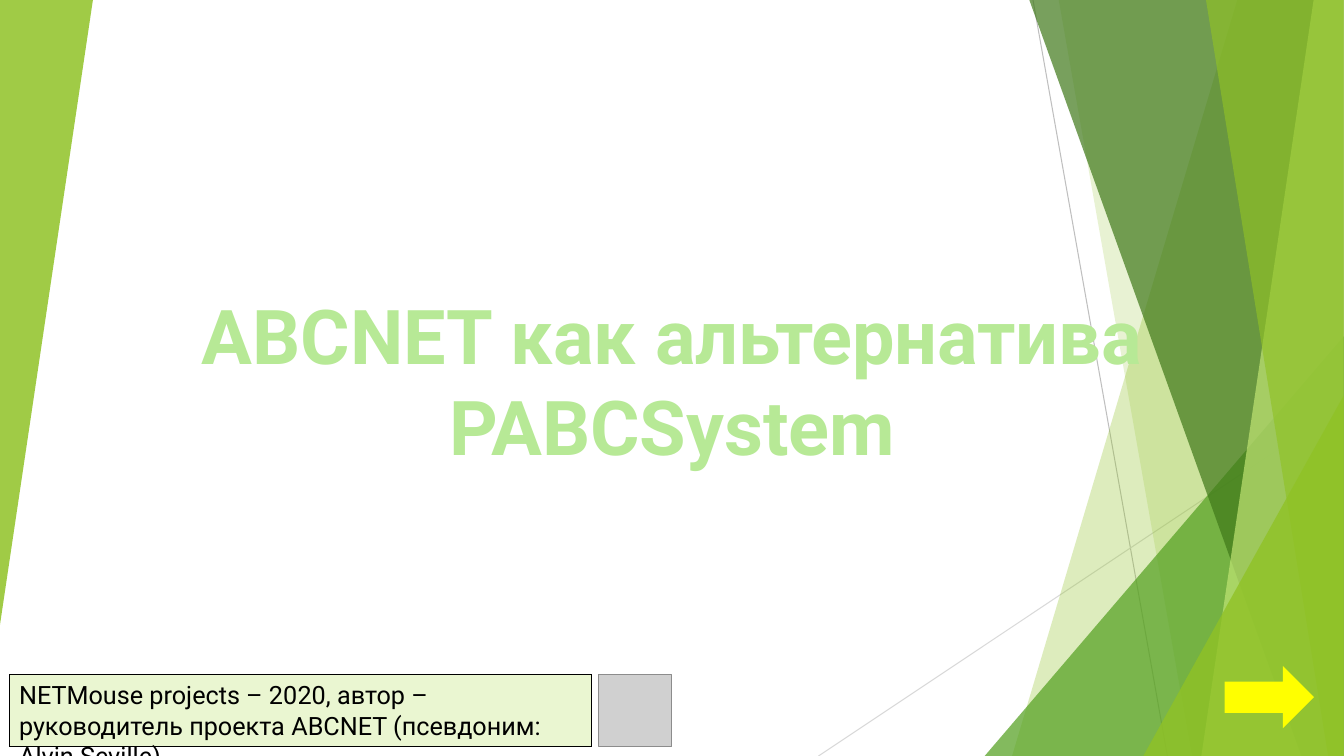
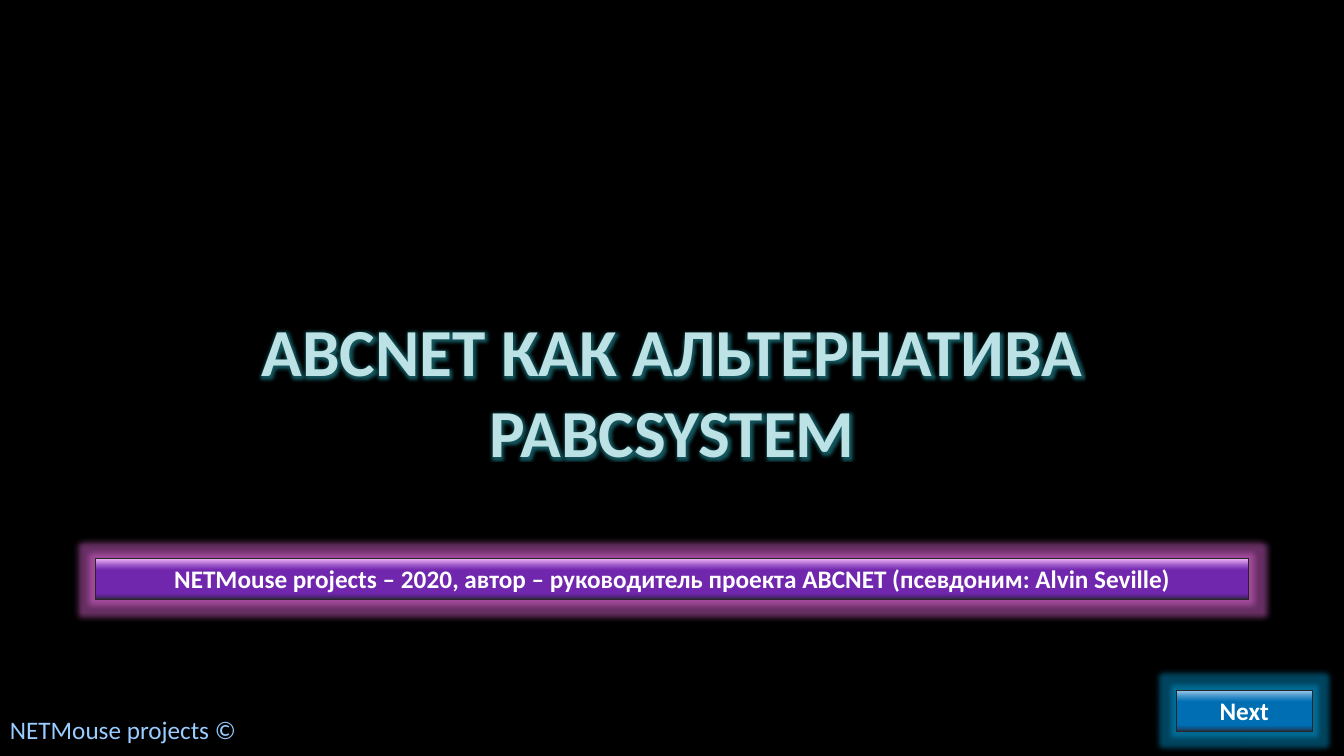
Before and after one commit to AlvinSeville7cf-NET-projects/ABCNET, a slide deck: slide 1 of NETMouse - .NET release/Presentations/ABCNET как альтернатива PABCSystem.pptx. Drawn at 1344x756 pixels with LibreOffice and Linux fonts; fonts in the diff are those of the drawing; grey boxes stand for pictures; background and template pictures are left out. Boxes give left, top, right and bottom in pixels: in the first picture for what was removed or moved away, otherwise in the second. Text is boxed around its words. In the diff, an @@ line names an element or a change of style, - is before the commit and + after.

```diff
--- a/NETMouse - .NET release/Presentations/ABCNET как альтернатива PABCSystem.pptx
+++ b/NETMouse - .NET release/Presentations/ABCNET как альтернатива PABCSystem.pptx
@@ background #FFFFFF to picture (left out) @@
@@ group removed at box(0, 0, 1344, 756): 5 freeform shapes, 3 triangles, 2 lines @@
@@ title at box(262, 332, 1082, 460): text changed; size 54 to 48 pt; font Roboto to Calibri; text colour #B7E996 to #BCE2E6 @@
-ABCNET как альтернатива PABCSystem
+ABCNET КАК АЛЬТЕРНАТИВА PABCSYSTEM
@@ rectangle "NETMouse projects – 2020, автор ...": place and size @@
-rectangle "NETMouse projects – 2020, автор ..." at box(9, 675, 592, 747)
+rectangle "NETMouse projects – 2020, автор ..." at box(95, 559, 1248, 599)
@@ rectangle "NETMouse projects – 2020, автор ..." at box(95, 559, 1248, 599): font Roboto to Calibri, text colour #000000 to #FFFFFF, bold on; alignment left to centre; fill #EAF6D1 to gradient #FCC1FF to #611AB6 to #292834; outline #000000 0.75 pt to #262626 0.75 pt; shadow on @@
@@ picture removed at box(599, 675, 673, 747) @@
@@ right arrow removed at box(1225, 666, 1315, 729) @@
@@ rectangle added at box(1177, 691, 1313, 731), fill gradient #A3CEED to #0070C0 to #292834, outline #262626 0.75 pt, 18 pt, text #FFFFFF, bold @@
+Next
@@ text added at box(10, 721, 209, 744), 18 pt, text #99CCFF @@
+NETMouse projects ©
```
Also in this commit, not shown: 6 other slides changed, 4 slides added, 4 slides removed.
